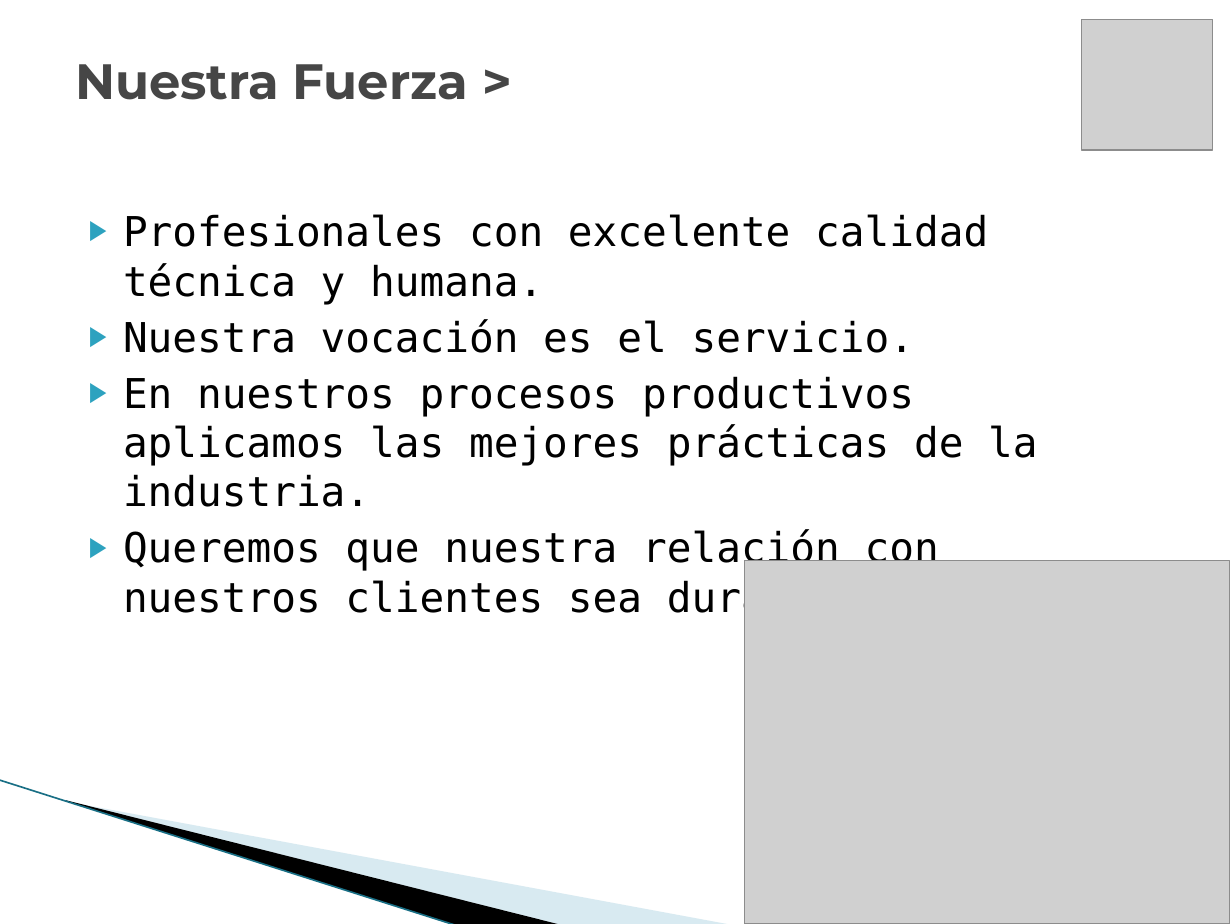
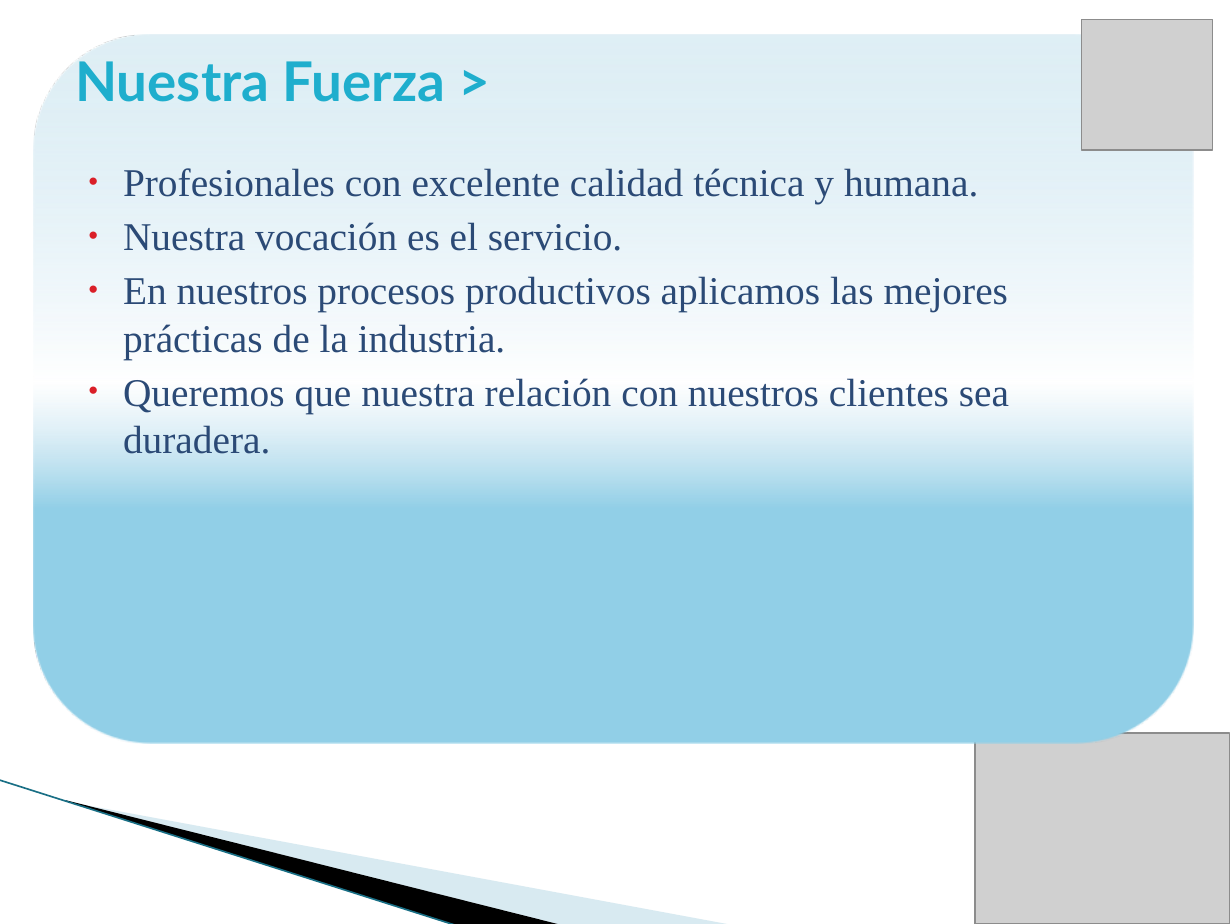
Before and after one commit to vicky1404/rev-ii, a slide deck: slide 4 of docs/comercial/brochure_2.pptx. Drawn at 1232x924 pixels with LibreOffice and Linux fonts; fonts in the diff are those of the drawing; grey boxes stand for pictures; background and template pictures are left out. Boxes give left, top, right and bottom in pixels: in the first picture for what was removed or moved away, otherwise in the second. Text is boxed around its words. In the diff, an @@ line names an element or a change of style, - is before the commit and + after.

```diff
--- a/docs/comercial/brochure_2.pptx
+++ b/docs/comercial/brochure_2.pptx
@@ rounded rectangle added at (34,36,1194,744), fill gradient #92CFE8 to #BDE0EF to #DFEFF6 @@
@@ title "Nuestra Fuerza >" at (75,61,446,102): size 29 to 32 pt, font Montserrat to Lato, text colour #464646 to #1FAECD @@
@@ text "Profesionales con excelente calidad técnica ...": place and size @@
-text "Profesionales con excelente calidad técnica ..." at (123,214,1037,621)
+text "Profesionales con excelente calidad técnica ..." at (123,168,1009,454)
@@ text "Profesionales con excelente calidad técnica ..." at (123,168,1009,454): size 24 to 23 pt, font DejaVu Sans Mono to Times New Roman, text colour #000000 to #2B4A76; bullet ▶ to •; bullet colour #2DA2BF to #DA1F28 @@
@@ picture: place and size @@
-picture at (745,561,1231,924)
+picture at (975,733,1230,924)
```
Also in this commit, not shown: 23 other slides changed.
